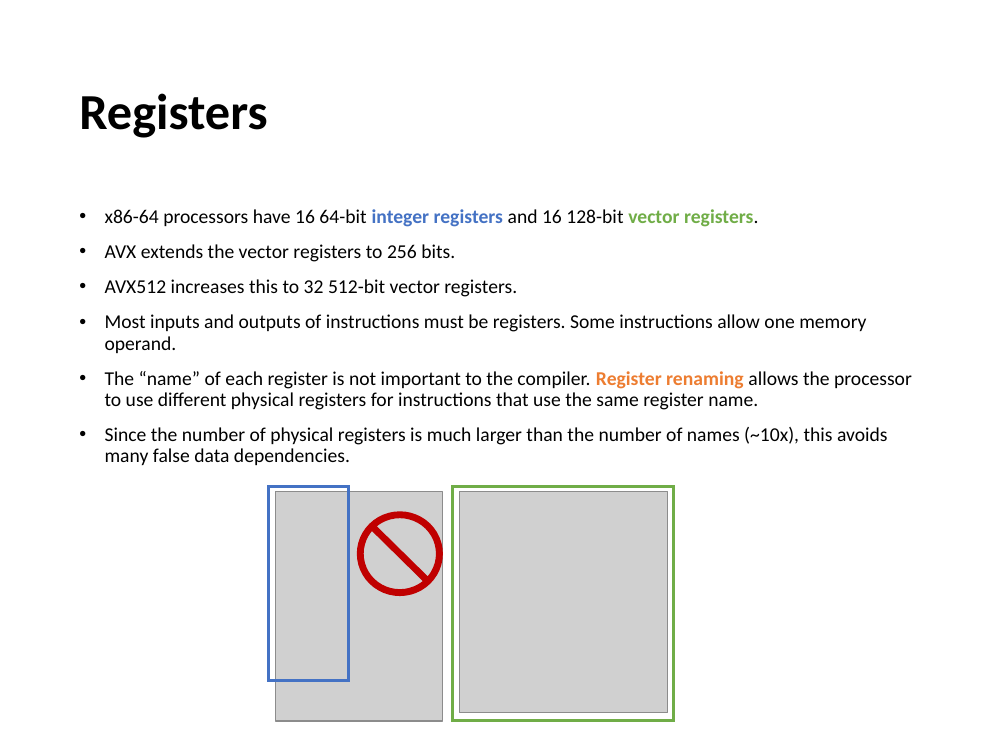
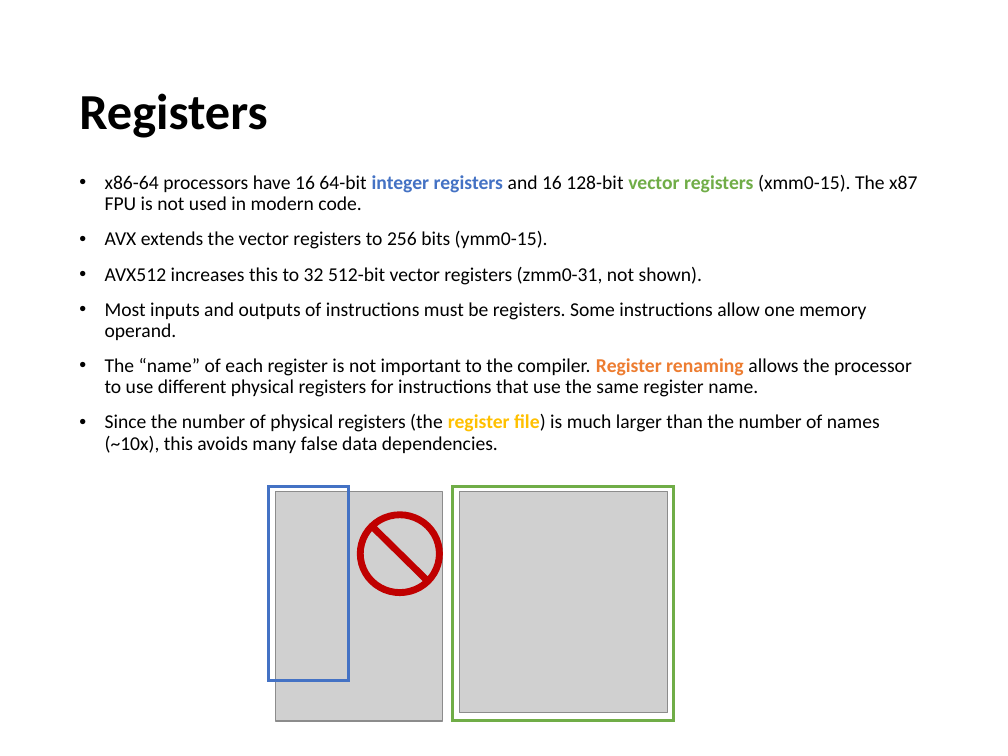
Before and after one commit to devinamatthews/molssi-sss-2017, a slide deck: slide 15 of lectures/architecture.pptx. Drawn at 1008x756 pixels with LibreOffice and Linux fonts; fonts in the diff are those of the drawing; grey boxes stand for pictures. Boxes give left, top, right and bottom in pixels: in the first picture for what was removed or moved away, otherwise in the second. Text is boxed around its words. In the diff, an @@ line names an element or a change of style, - is before the commit and + after.

```diff
--- a/lectures/architecture.pptx
+++ b/lectures/architecture.pptx
@@ text "x86-64 processors have 16 64-bit ...": place and size @@
-text "x86-64 processors have 16 64-bit ..." at box(105, 209, 912, 465)
+text "x86-64 processors have 16 64-bit ..." at box(105, 175, 917, 453)
@@ text at box(105, 175, 917, 285): text changed @@
-• x86-64 processors have 16 64-bit integer registers and 16 128-bit vector registers.
-• AVX extends the vector registers to 256 bits.
-• AVX512 increases this to 32 512-bit vector registers.
+• x86-64 processors have 16 64-bit integer registers and 16 128-bit vector registers (xmm0-15). The x87 FPU is not used in modern code.
+• AVX extends the vector registers to 256 bits (ymm0-15).
+• AVX512 increases this to 32 512-bit vector registers (zmm0-31, not shown).
@@ text at box(105, 414, 880, 453): text changed @@
-• Since the number of physical registers is much larger than the number of names (~10x), this avoids many false data dependencies.
+• Since the number of physical registers (the register file) is much larger than the number of names (~10x), this avoids many false data dependencies.
```
Also in this commit, not shown: 9 other slides changed, 14 slides added, 5 other files.
